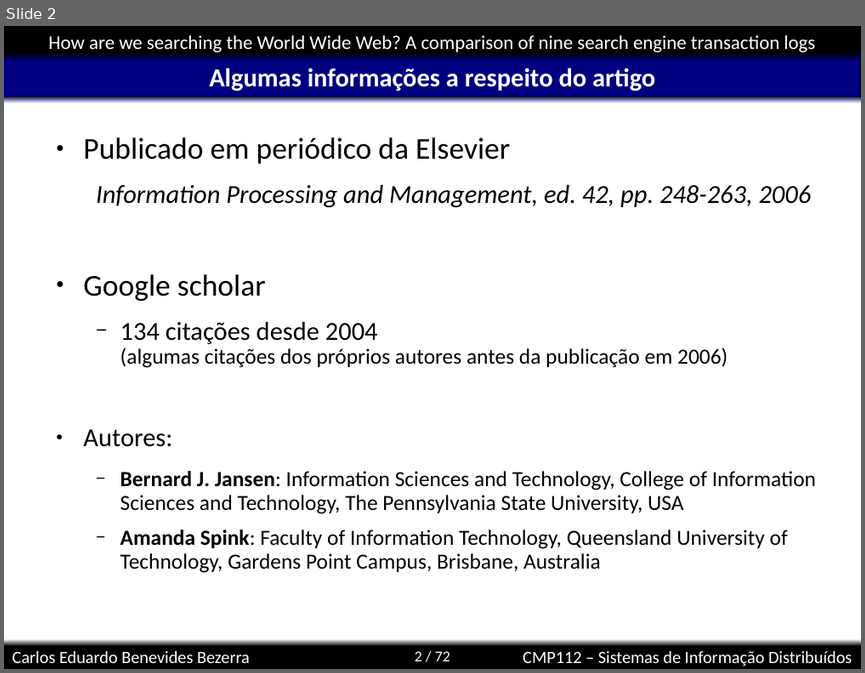
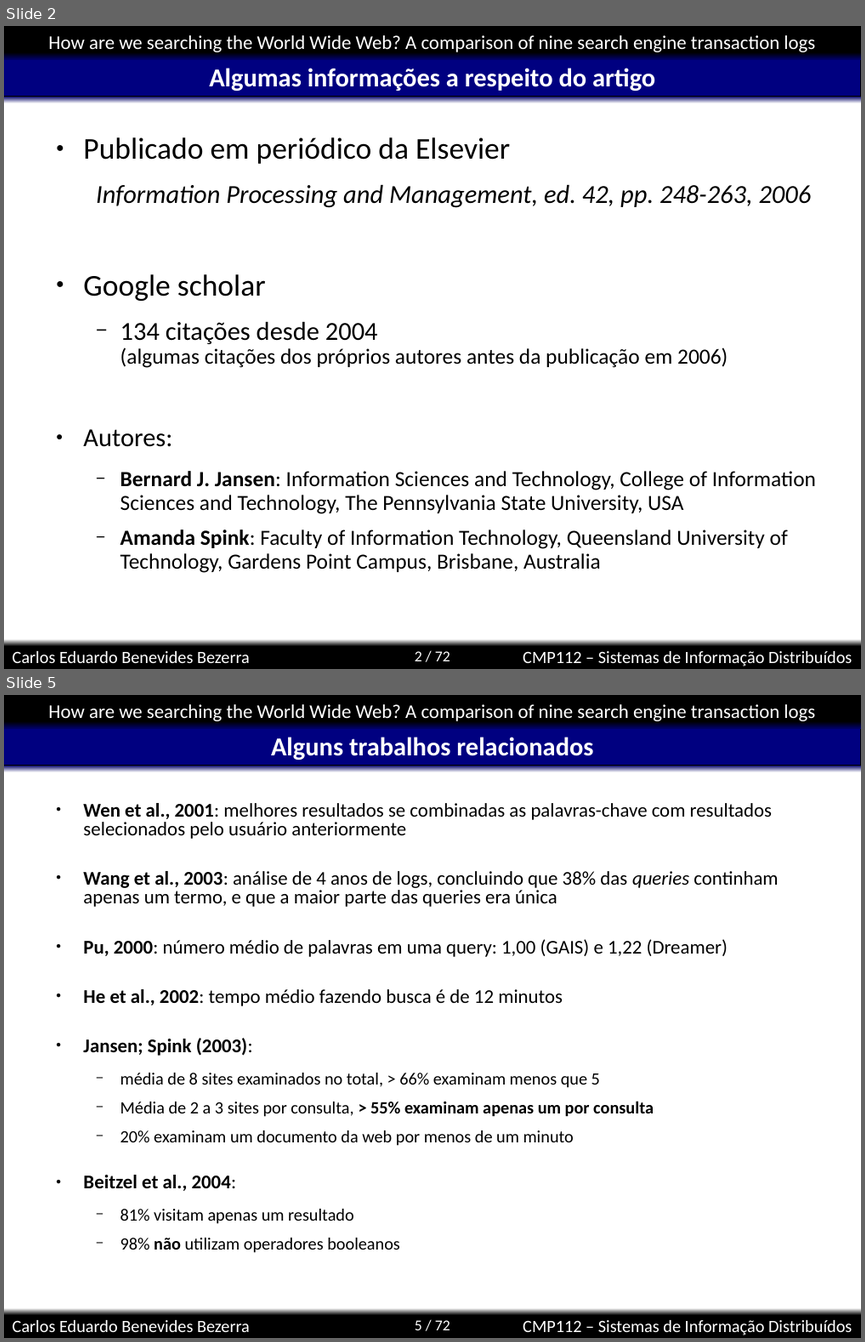
Before and after one commit to kdubezerra/kdubezerra, a slide deck: disciplinas/cmp112/artigohow.ppt. Shown one above the other, each under a label of ours: slide 2 before the commit, slides 2 and 5 after it; the slides between them are not shown. The pictures are 865x673 and 865x1342 pixels, drawn with LibreOffice and Linux fonts; fonts in the diff are those of the drawing; background and template pictures are left out. Boxes give left, top, right and bottom in pixels: in the first picture for what was removed or moved away, otherwise in the second. Text is boxed around its words. In the diff, an @@ line names an element or a change of style, - is before the commit and + after.

```diff
--- a/disciplinas/cmp112/artigohow.ppt
+++ b/disciplinas/cmp112/artigohow.ppt
@@ slide 5 added at box(4, 695, 861, 1338), background #FFFFFF; not listed: 8 template elements that a slide beside it also shows @@
@@ title added at box(271, 737, 593, 760), 24 pt, text #FFFFFF, bold @@
+Alguns trabalhos relacionados
@@ text added at box(83, 803, 778, 1253), 18 pt, text #000000 @@
+● Wen et al., 2001: melhores resultados se combinadas as palavras-chave com resultados selecionados pelo usuário anteriormente
+● Wang et al., 2003: análise de 4 anos de logs, concluindo que 38% das queries continham apenas um termo, e que a maior parte das queries era única
+● Pu, 2000: número médio de palavras em uma query: 1,00 (GAIS) e 1,22 (Dreamer)
+● He et al., 2002: tempo médio fazendo busca é de 12 minutos
+● Jansen; Spink (2003):
+  − média de 8 sites examinados no total, > 66% examinam menos que 5
+  − Média de 2 a 3 sites por consulta, > 55% examinam apenas um por consulta
+  − 20% examinam um documento da web por menos de um minuto
+● Beitzel et al., 2004:
+  − 81% visitam apenas um resultado
+  − 98% não utilizam operadores booleanos
```
Also in this commit, not shown: 1 slide changed, 6 other slides added.
